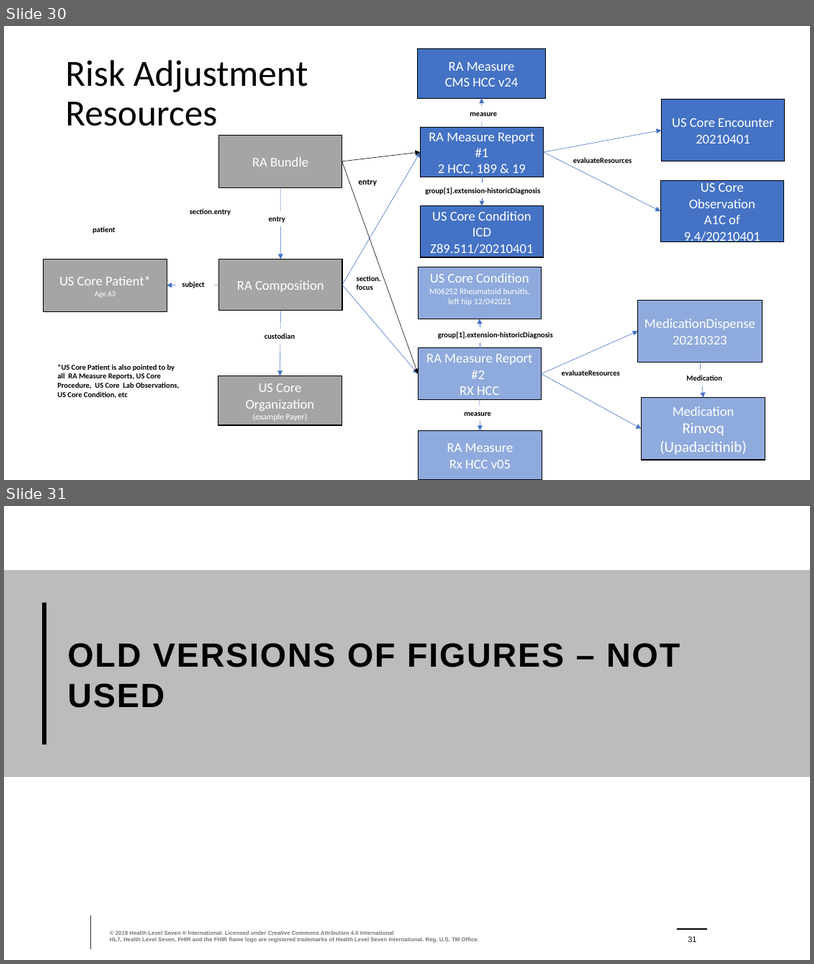
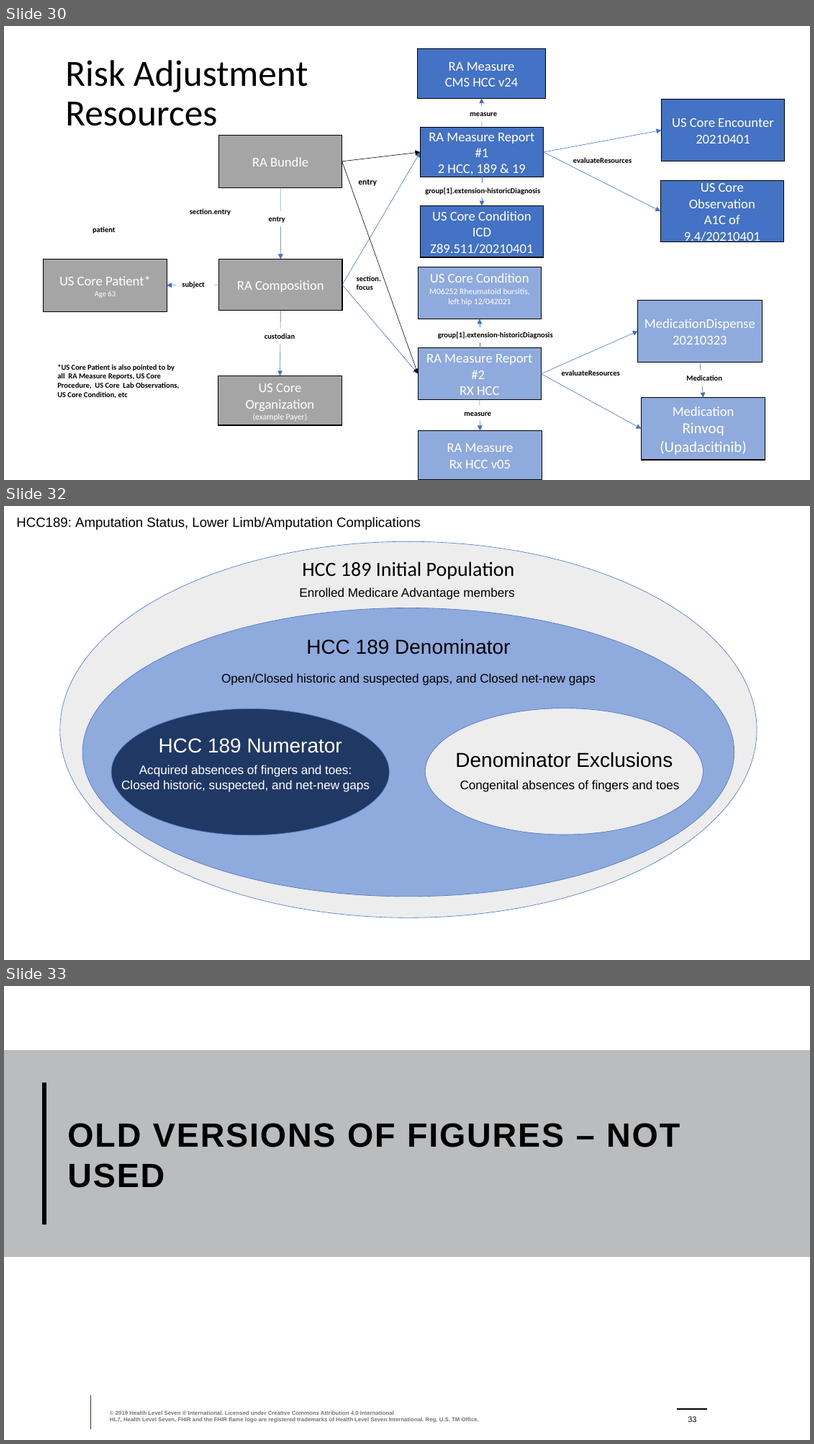
Before and after one commit to HL7/davinci-ra, a slide deck: input/images/Source/Risk Adjustment Images.pptx. Shown one above the other, each under a label of ours: slides 30 and 31 before the commit, slides 30, 32 and 33 after it; the slides between them are not shown. The pictures are 814x964 and 814x1444 pixels, drawn with LibreOffice and Linux fonts; fonts in the diff are those of the drawing; background and template pictures are left out. Boxes give left, top, right and bottom in pixels: in the first picture for what was removed or moved away, otherwise in the second. Text is boxed around its words. In the diff, an @@ line names an element or a change of style, - is before the commit and + after.

```diff
--- a/input/images/Source/Risk Adjustment Images.pptx
+++ b/input/images/Source/Risk Adjustment Images.pptx
@@ slide 32 added at bbox=[4, 506, 810, 960], background #FFFFFF @@
@@ text added at bbox=[16, 517, 421, 530], 16 pt, text #000000 @@
+  HCC189: Amputation Status, Lower Limb/Amputation Complications
@@ ellipse added at bbox=[60, 542, 758, 918], fill #EDEDED, outline #4472C4 0.5 pt @@
@@ text added at bbox=[302, 561, 515, 579], 24 pt, text #000000 @@
+HCC 189 Initial Population
@@ text added at bbox=[299, 587, 514, 600], 14.7 pt, text #000000 @@
+Enrolled Medicare Advantage members
@@ freeform shape added at bbox=[82, 608, 735, 896], fill #8FAADC, outline #4472C4 0.5 pt @@
@@ text added at bbox=[306, 638, 510, 654], 24 pt, text #000000 @@
+HCC 189 Denominator
@@ text added at bbox=[221, 673, 596, 685], 14.7 pt, text #000000 @@
+Open/Closed historic and suspected gaps, and Closed net-new gaps
@@ ellipse added at bbox=[112, 708, 390, 835], fill #203864, outline #4472C4 0.5 pt @@
@@ text added at bbox=[159, 738, 342, 753], 24 pt, text #FFFFFF @@
+HCC 189 Numerator
@@ text added at bbox=[121, 764, 370, 792], 14.7 pt, text #FFFFFF @@
+Acquired absences of fingers and toes:
+Closed historic, suspected, and net-new gaps
@@ text added at bbox=[455, 752, 673, 767], 24 pt, text #000000 @@
+Denominator Exclusions
@@ text added at bbox=[460, 780, 679, 792], 14.7 pt, text #000000 @@
+Congenital absences of fingers and toes
@@ what was slide 31 is now slide 33 @@
@@ page number at bbox=[688, 1416, 697, 1422]: text changed @@
-31
+33
```
Also in this commit, not shown: 1 other slide added, 4 other files.
